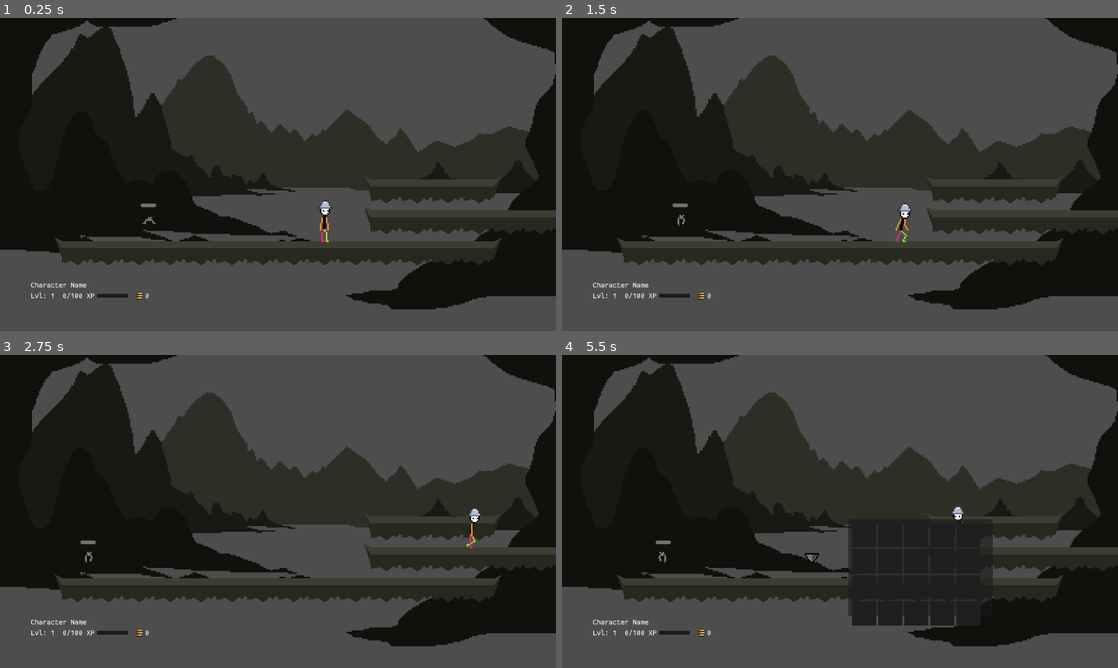
Above: before the commit, frames 1-4 (two rows, left to right).
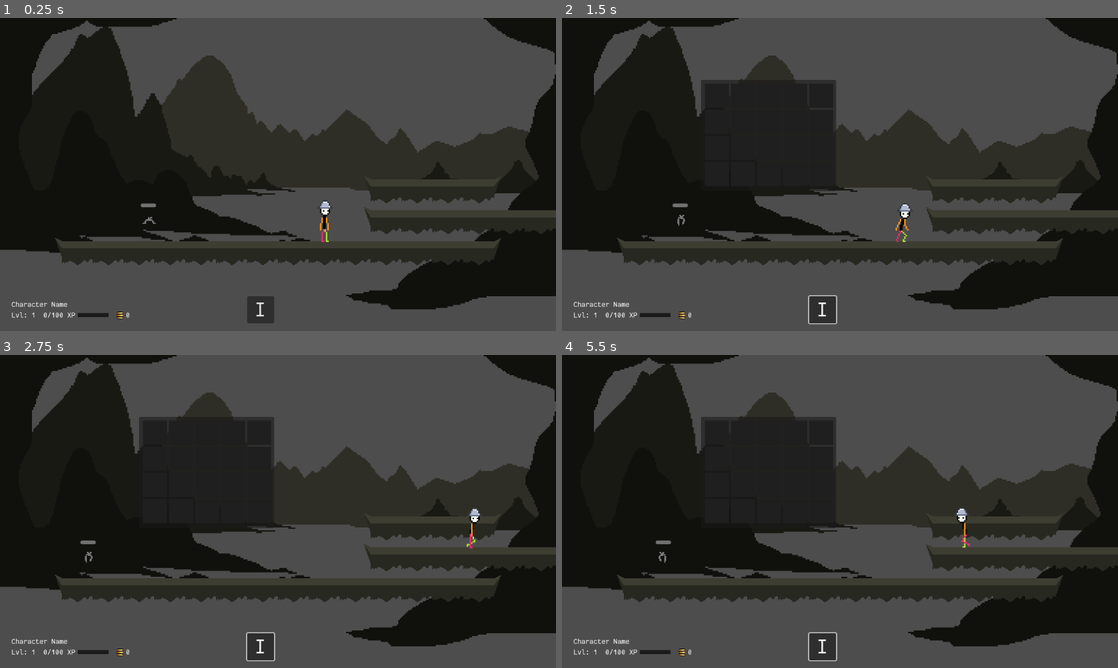
Above: after the commit, the same moments.

Repository: astrimbu/game-test
Game: Godot game, scene res://scenes/World.tscn
Same seed, same stepped clock (60 frames per second), same inputs: the game is played once before the commit and once after it.
Inputs (mouse positions are in pixels of both pictures, inside the frame that each line leads up to):
- Up to frame 1 (0.25 s): no input
- Up to frame 2 (1.5 s): click (823, 309) at 0.5 s, where only the run after the commit has a clickable "I"; move the mouse to (962, 158) at 1.27 s; hold Right (ui_right) from 1.28 s (still down); hold Space (shoot) from 1.28 s (still down); click (962, 158) at 1.42 s
- Up to frame 3 (2.75 s): keep holding Right (ui_right); tap Up (ui_up) at 1.52, 2.27 s; move the mouse to (166, 527) at 2.02 s; release Space (shoot) at 2.03 s; tap Space (shoot) at 2.1 s
- Up to frame 4 (5.5 s): move the mouse to (895, 442) at 2.77 s; release Right (ui_right) at 2.78 s; hold Left (ui_left) 2.78-3.53 s; hold Space (shoot) 2.78-3.53 s; move the mouse to (812, 574) at 3.52 s; hold Right (ui_right) 3.53-5.03 s; tap Space (shoot) at 3.6, 5.1 s; click (812, 574) at 3.67 s; tap Up (ui_up) at 3.77, 4.52, 5.27 s; move the mouse to (1006, 558) at 4.27 s; hold Space (shoot) 4.28-5.03 s; tap I (toggle_inventory) at 4.9 s; move the mouse to (862, 533) at 5.02 s; hold Left (ui_left) from 5.03 s (still down); click (862, 533) at 5.17 s

The runs differ from the first frame. In frame 1, 0.9% of the frame differs, in the area x 2-50%, y 84-98%; in frame 2, 2.2%; in frame 3, 2.2%; in frame 4, 8.0%, in the area x 2-78%, y 19-98%.

Commit message:
Inventory button, close with Esc

Diff:
--- a/scenes/World.tscn
+++ b/scenes/World.tscn
@@ -197,7 +197,4 @@
 texture = ExtResource("3_41qhp")
 
 [node name="Ui" parent="." instance=ExtResource("7_gwmih")]
-offset_left = 593.372
-offset_top = 339.586
-offset_right = 593.372
-offset_bottom = 339.586
+z_index = 10
--- a/scenes/ui/InventoryUI.tscn
+++ b/scenes/ui/InventoryUI.tscn
@@ -12,15 +12,15 @@
 
 [node name="Background" type="Panel" parent="."]
 layout_mode = 0
-offset_right = 300.0
-offset_bottom = 200.0
+offset_right = 280.0
+offset_bottom = 230.0
 
 [node name="Slots" type="GridContainer" parent="."]
 layout_mode = 0
 offset_left = 8.0
 offset_top = 8.0
-offset_right = 288.0
-offset_bottom = 188.0
+offset_right = 272.0
+offset_bottom = 172.0
 theme_override_constants/h_separation = 4
 theme_override_constants/v_separation = 4
 columns = 5
--- a/scenes/ui/ResourcesUI.tscn
+++ b/scenes/ui/ResourcesUI.tscn
@@ -30,7 +30,7 @@
 
 [node name="XPLabel" type="Label" parent="VBoxContainer/HBoxContainer/XPContainer"]
 layout_mode = 2
-text = "XP"
+text = "0/100 XP"
 
 [node name="Background" type="TextureRect" parent="VBoxContainer/HBoxContainer/XPContainer"]
 custom_minimum_size = Vector2(64, 0)
--- a/scenes/ui/UI.tscn
+++ b/scenes/ui/UI.tscn
@@ -16,15 +16,24 @@
 
 [node name="ResourcesUI" parent="." instance=ExtResource("1_i6yt8")]
 layout_mode = 0
-offset_left = 64.0
-offset_top = 544.0
-offset_right = 260.0
-offset_bottom = 584.0
+offset_left = 24.0
+offset_top = 584.0
+offset_right = 270.0
+offset_bottom = 624.0
 
 [node name="InventoryUI" parent="." instance=ExtResource("2_vn64w")]
-layout_mode = 1
-anchors_preset = 15
-anchor_right = 1.0
-anchor_bottom = 1.0
-grow_horizontal = 2
-grow_vertical = 2
+layout_mode = 0
+offset_left = 288.0
+offset_top = 128.0
+offset_right = 288.0
+offset_bottom = 128.0
+
+[node name="InventoryButton" type="Button" parent="."]
+custom_minimum_size = Vector2(40, 40)
+layout_mode = 0
+offset_left = 512.0
+offset_top = 576.0
+offset_right = 568.0
+offset_bottom = 632.0
+theme_override_font_sizes/font_size = 45
+text = "I"
--- a/scripts/ui/inventory_ui.gd
+++ b/scripts/ui/inventory_ui.gd
@@ -26,7 +26,9 @@
 
 func _input(event: InputEvent) -> void:
 	if event.is_action_pressed("toggle_inventory"):
-		visible = !visible
+		toggle_inventory()
+	elif event.is_action_pressed("ui_cancel") and visible:
+		hide()
 
 func _on_item_picked_up(_item: ItemData) -> void:
 	update_inventory()
@@ -46,3 +48,6 @@
 
 	for i in range(slots.size()):
 		slots[i].update_slot(GameState.player_data.inventory[i])
+
+func toggle_inventory() -> void:
+	visible = !visible
--- a/scripts/ui/ui.gd
+++ b/scripts/ui/ui.gd
@@ -2,6 +2,7 @@
 
 @onready var resources_ui = $ResourcesUI
 @onready var inventory_ui = $InventoryUI
+@onready var inventory_button = $InventoryButton
 
 # Called when the node enters the scene tree for the first time.
 func _ready() -> void:
@@ -9,6 +10,12 @@
 	process_mode = Node.PROCESS_MODE_ALWAYS
 	inventory_ui.visible = false
 
+	# Connect inventory button
+	inventory_button.pressed.connect(_on_inventory_button_pressed)
+
+func _on_inventory_button_pressed() -> void:
+	inventory_ui.toggle_inventory()
+
 # If you need to update both resources and inventory
 func refresh_ui() -> void:
 	resources_ui.refresh()
